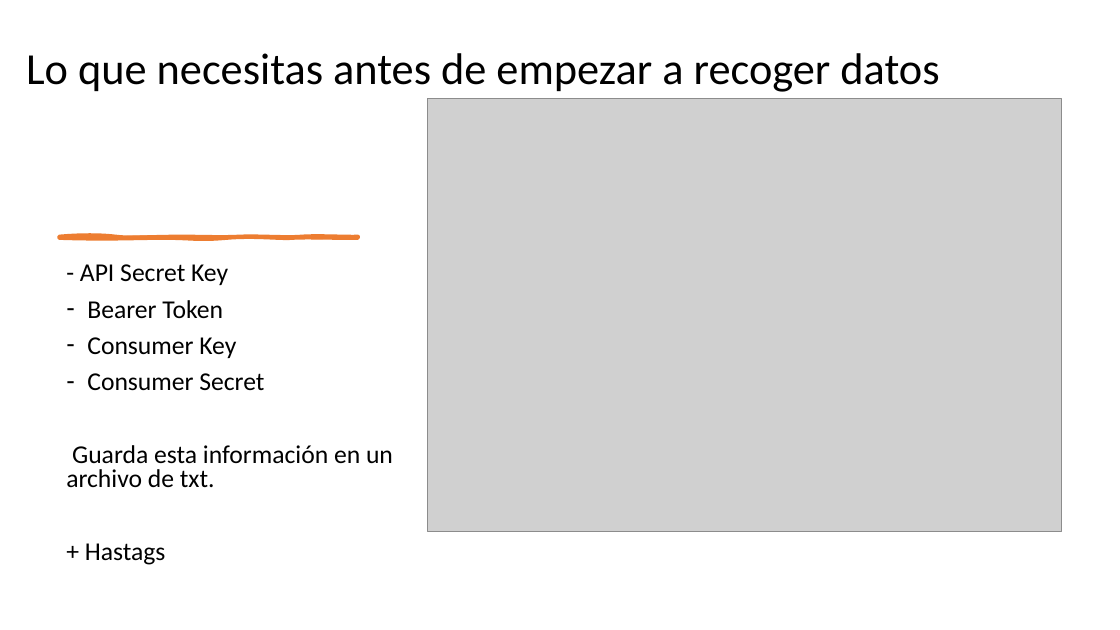
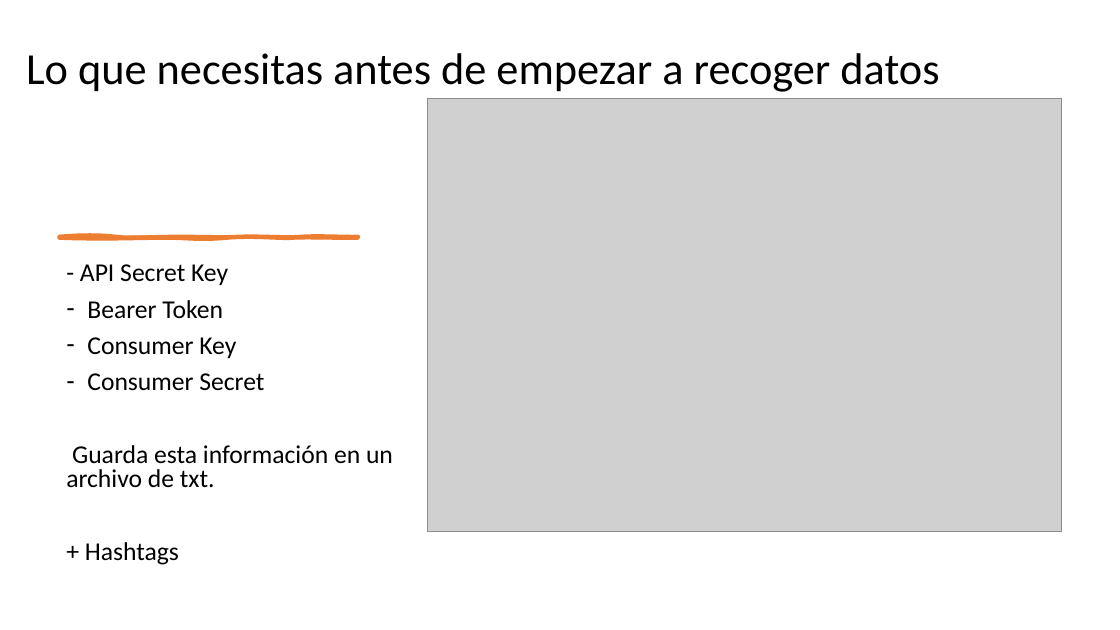
Before and after one commit to falconrr/NLP4SPanish2022, a slide deck: slide 6 of Week 4/Clase 7-8.pptx. Drawn at 1120x630 pixels with LibreOffice and Linux fonts; fonts in the diff are those of the drawing; grey boxes stand for pictures. Boxes give left, top, right and bottom in pixels: in the first picture for what was removed or moved away, otherwise in the second. Text is boxed around its words. In the diff, an @@ line names an element or a change of style, - is before the commit and + after.

```diff
--- a/Week 4/Clase 7-8.pptx
+++ b/Week 4/Clase 7-8.pptx
@@ text at box(85, 542, 179, 565): text changed @@
-+ Hastags
++ Hashtags
```
Also in this commit, not shown: 15 other files.
